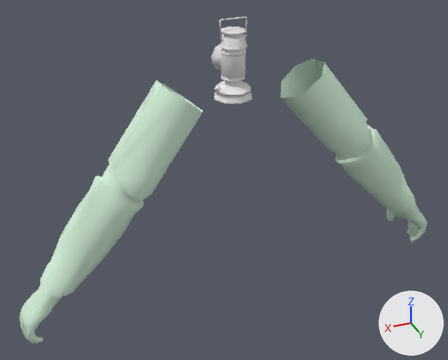
Before and after pictures for a commit that changed the Blender file models/v_lantern/v_lantern.blend.
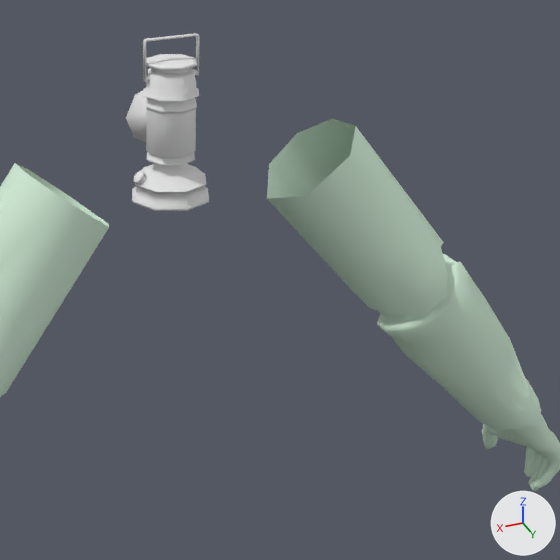
Each version appears first whole from a 50 mm lens placed at (25.8, 57.5, 82.6), pointed at (-1.2, -6.7, 44.0), and next in a close-up on the part from 33% to 95% of the width and 0% to 77% of the height. The lights are fixed; the arrows at lower right show +X, +Y and +Z.

Before the edit, the objects in view are built like this:
```python
me_hands_reference = bpy.data.meshes.new('Hands_reference')
me_hands_reference.from_pydata(...)  # 1044 vertices, 1976 faces; spans x -26.3..26.2, y -1.7..5.3, z 33.9..61.3
me_hands_reference.polygons.foreach_set('use_smooth', [True] * 1976)
me_hands_reference.materials.append(mat_v_hand_sheet_tga)  # its picture is missing
me_v_lantern = bpy.data.meshes.new('v_lantern')
me_v_lantern.from_pydata(...)  # 557 vertices, 540 faces; spans x -11.5..11.5, y -12.7..11.5, z -16.2..28.5
me_v_lantern.polygons.foreach_set('use_smooth', [True] * 540)
me_v_lantern.materials.append(mat_material)  # its picture is missing
ob_hands_reference_001 = bpy.data.objects.new('Hands_reference.001', me_hands_reference)
ob_hands_reference_001.location = (0.0, 0.0, 0.0)
ob_v_lantern = bpy.data.objects.new('v_lantern', me_v_lantern)
ob_v_lantern.location = (-7.97, -19.5, 53.83)
ob_v_lantern.scale = (0.253, 0.253, 0.253)
```
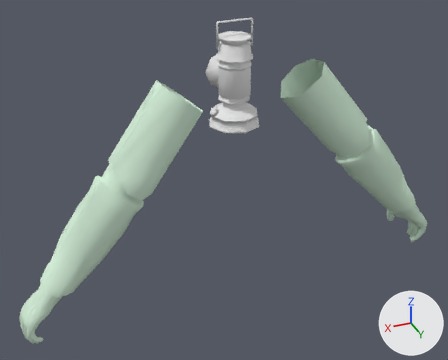
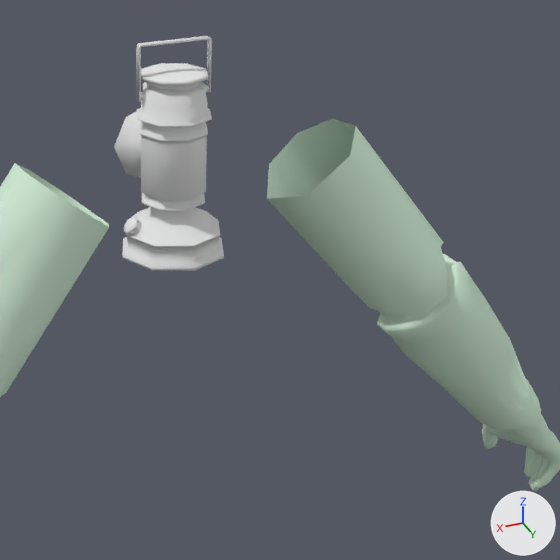
Changed parts and their boxes [x1, y1, x2, y2] in the close-ups (560 x 560 px):
'v_lantern', moved, rescaled (32% wider, 32% taller): before [126, 33, 209, 211]; after [114, 36, 224, 271]

What changed in the scene script:
```text
Change ob_v_lantern:
    ob_v_lantern.location: (-7.97, -19.5, 53.83) -> (-8.19, -19.5, 51.1)
    ob_v_lantern.scale: (0.253, 0.253, 0.253) -> (0.34, 0.34, 0.34)
```
